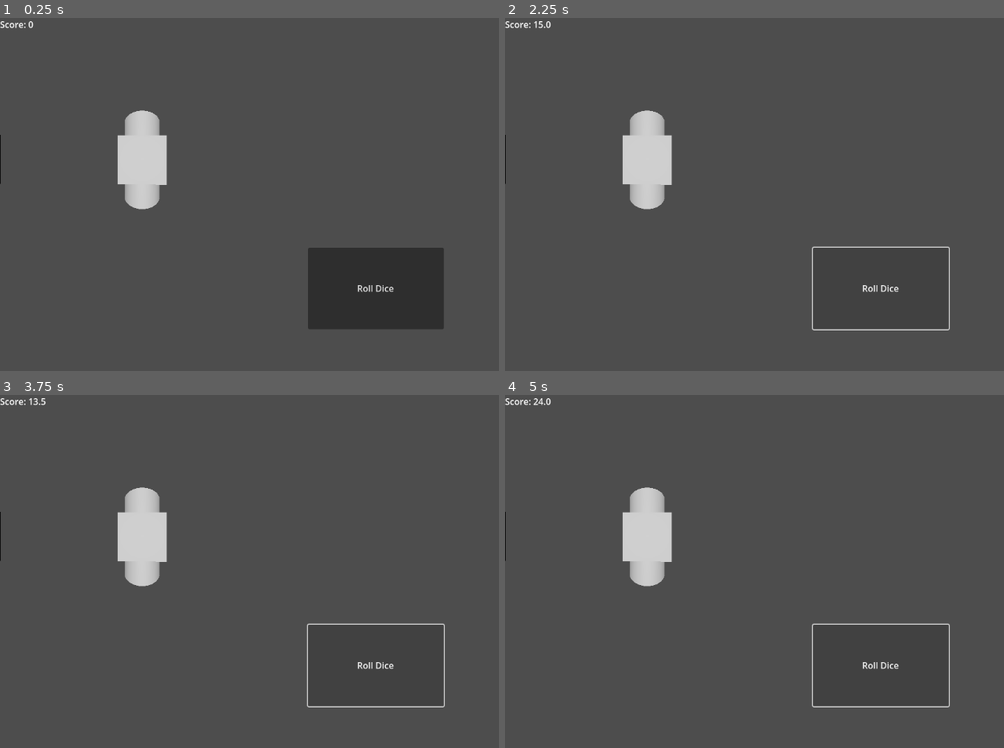
Above: before the commit, frames 1-4 (two rows, left to right).
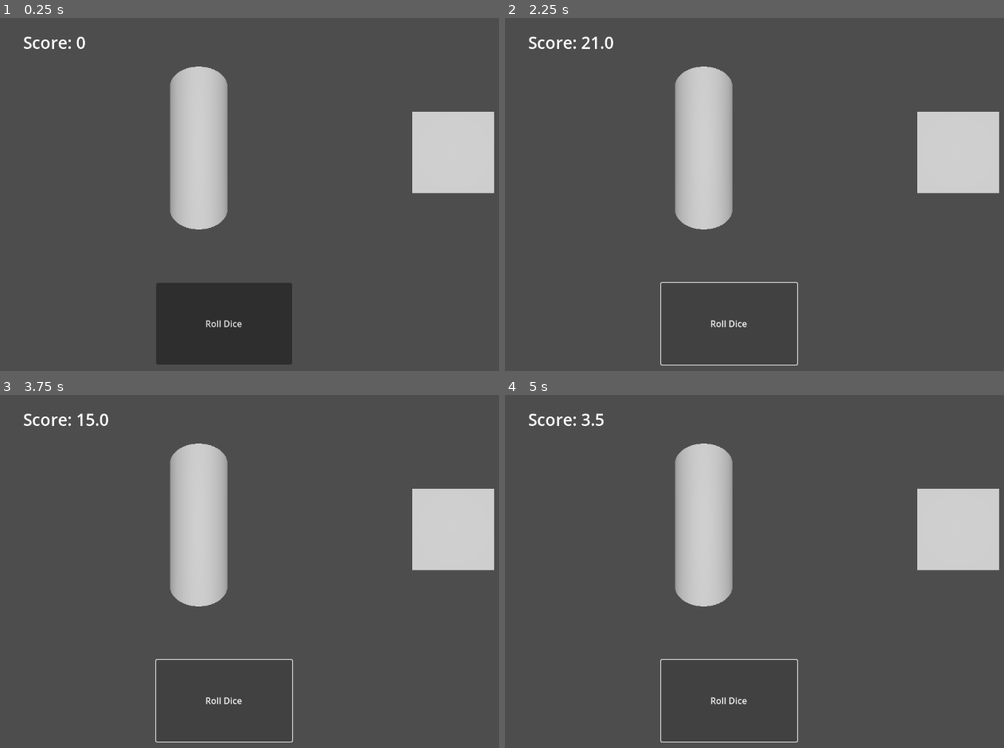
Above: after the commit, the same moments.

Repository: JacksonPearce21/Diceon
Game: Godot game, scene res://Scenes/main_game.tscn
Two runs of this game, one before a commit and one after it. Both use one fixed random seed, a clock stepped at 60 frames per second and the inputs below.
Inputs:
- Up to frame 1 (0.25 s): no input
- Up to frame 2 (2.25 s): click "Roll Dice" at 0.5 s; click "Roll Dice" at 1.25 s; click "Roll Dice" at 2 s
- Up to frame 3 (3.75 s): tap Enter at 2.75 s; tap Space at 3.5 s
- Up to frame 4 (5 s): tap Enter at 4.25 s

The runs differ from the first frame. In frame 1, 24% of the frame differs, in the area x 0-100%, y 0-99%; in frame 2, 12%; in frame 3, 12%; in frame 4, 12%.

Commit message:
Better 2D display
Fixed random Artifacting on my int dice and positioned everything better (also started documenting project)

Diff:
--- a/Scenes/int_dice.tscn
+++ b/Scenes/int_dice.tscn
@@ -11,8 +11,8 @@
 mesh = SubResource("CylinderMesh_fbs7m")
 
 [node name="Camera3D" type="Camera3D" parent="."]
-transform = Transform3D(0.999883, 0, 0.015271, 0, 1, 0, -0.015271, 0, 0.999883, 0.00310731, 0.0182071, 1.52506)
-fov = 140.625
+transform = Transform3D(1, 0, 0, 0, 1, 0, 0, 0, 1, 0, 0, 1.5)
+fov = 120.0
 far = 4023.15
 
 [node name="DirectionalLight3D" type="DirectionalLight3D" parent="."]
--- a/Scenes/main_game.tscn
+++ b/Scenes/main_game.tscn
@@ -10,8 +10,10 @@
 [node name="CanvasLayer" type="CanvasLayer" parent="."]
 
 [node name="SubViewportContainer" type="SubViewportContainer" parent="CanvasLayer"]
-offset_right = 2252.0
-offset_bottom = 1073.0
+offset_left = 104.0
+offset_top = -20.0
+offset_right = 616.0
+offset_bottom = 492.0
 
 [node name="IntViewport" type="SubViewport" parent="CanvasLayer/SubViewportContainer"]
 transparent_bg = true
@@ -20,24 +22,35 @@
 
 [node name="interger_die" parent="CanvasLayer/SubViewportContainer/IntViewport" instance=ExtResource("1_pu3va")]
 
-[node name="MultViewport" type="SubViewport" parent="CanvasLayer/SubViewportContainer"]
+[node name="SubViewportContainer2" type="SubViewportContainer" parent="CanvasLayer"]
+anchors_preset = -1
+anchor_right = 0.035
+offset_left = 565.0
+offset_top = -12.0
+offset_right = 1036.68
+offset_bottom = 500.0
+
+[node name="MultViewport" type="SubViewport" parent="CanvasLayer/SubViewportContainer2"]
 transparent_bg = true
 handle_input_locally = false
 render_target_update_mode = 4
 
-[node name="multiplier_die" parent="CanvasLayer/SubViewportContainer/MultViewport" instance=ExtResource("2_0e3vx")]
+[node name="multiplier_die" parent="CanvasLayer/SubViewportContainer2/MultViewport" instance=ExtResource("2_0e3vx")]
 transform = Transform3D(1, 0, 0, 0, 1, 0, 0, 0, 1, 6, 0, 0)
 
 [node name="Roll Dice" type="Button" parent="CanvasLayer"]
-offset_left = 558.0
-offset_top = 417.0
-offset_right = 804.0
-offset_bottom = 565.0
+offset_left = 283.0
+offset_top = 481.0
+offset_right = 529.0
+offset_bottom = 629.0
 text = "Roll Dice"
 
 [node name="ScoreLabel" type="Label" parent="CanvasLayer"]
-offset_right = 40.0
-offset_bottom = 23.0
+offset_left = 42.0
+offset_top = 23.0
+offset_right = 155.0
+offset_bottom = 71.0
+theme_override_font_sizes/font_size = 30
 text = "Score: 0"
 
 [connection signal="pressed" from="CanvasLayer/Roll Dice" to="." method="_on_button_pressed"]
--- a/Scenes/mult_dice.tscn
+++ b/Scenes/mult_dice.tscn
@@ -11,8 +11,9 @@
 mesh = SubResource("BoxMesh_agedd")
 
 [node name="Camera3D" type="Camera3D" parent="."]
-transform = Transform3D(0.999883, 0, 0.015271, 0, 1, 0, -0.015271, 0, 0.999883, 0.00310731, 0.0182071, 1.52506)
-fov = 140.625
+transform = Transform3D(1, 0, 0, 0, 1, 0, 0, 0, 1, 0, 0, 1.5)
+fov = 120.0
 far = 4023.15
 
 [node name="DirectionalLight3D" type="DirectionalLight3D" parent="."]
+transform = Transform3D(1, 0, 0, 0, 1, 0, 0, 0, 1, 0, 0, 2)
--- a/Scripts/IntergerDie.gd
+++ b/Scripts/IntergerDie.gd
@@ -8,4 +8,4 @@
 	tween_to_face(current_face_value)
 
 func tween_to_face(value):
-	print("Rolling to face with value:", value)
+	print("Rolling INT to face with value:", value)
--- a/Scripts/MultiplierDie.gd
+++ b/Scripts/MultiplierDie.gd
@@ -8,4 +8,4 @@
 	tween_to_face(current_face_value)
 
 func tween_to_face(value):
-	print("Rolling to face with value:", value)
+	print("Rolling MULT to face with value:", value)
--- a/Scripts/main_game.gd
+++ b/Scripts/main_game.gd
@@ -1,11 +1,10 @@
 extends Node2D
 
 @onready var int_dice = $CanvasLayer/SubViewportContainer/IntViewport/interger_die
-@onready var mult_dice = $CanvasLayer/SubViewportContainer/MultViewport/multiplier_die
+@onready var mult_dice = $CanvasLayer/SubViewportContainer2/MultViewport/multiplier_die
 @onready var score_label = $CanvasLayer/ScoreLabel
 
 func _ready():
-	roll_all_dice()
 	pass
 
 func roll_all_dice():
